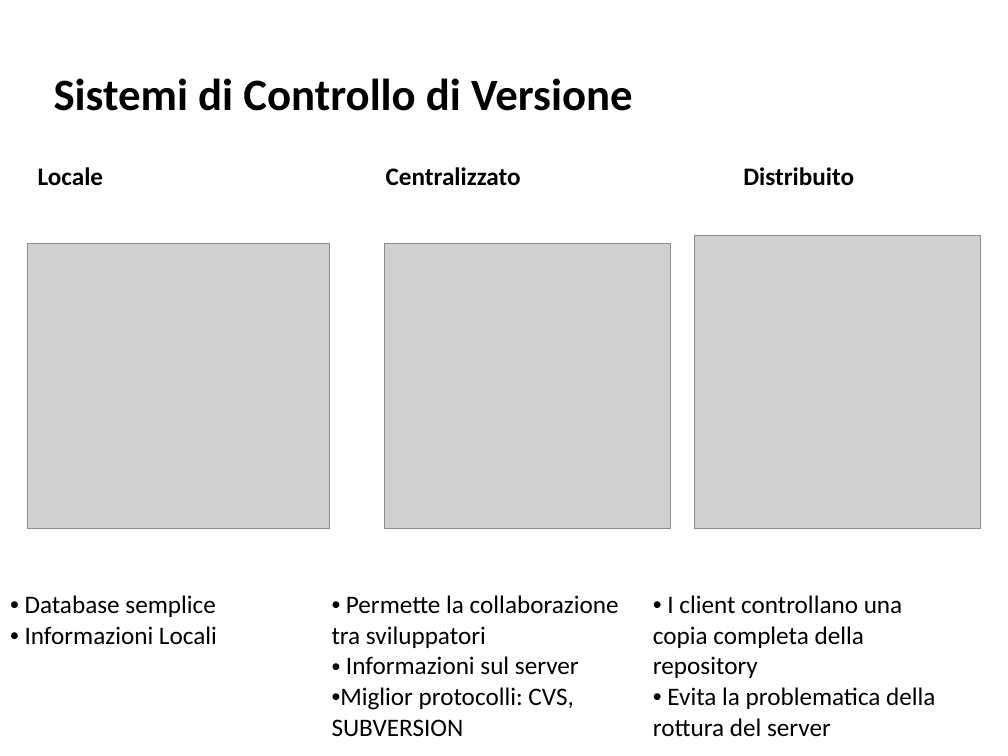
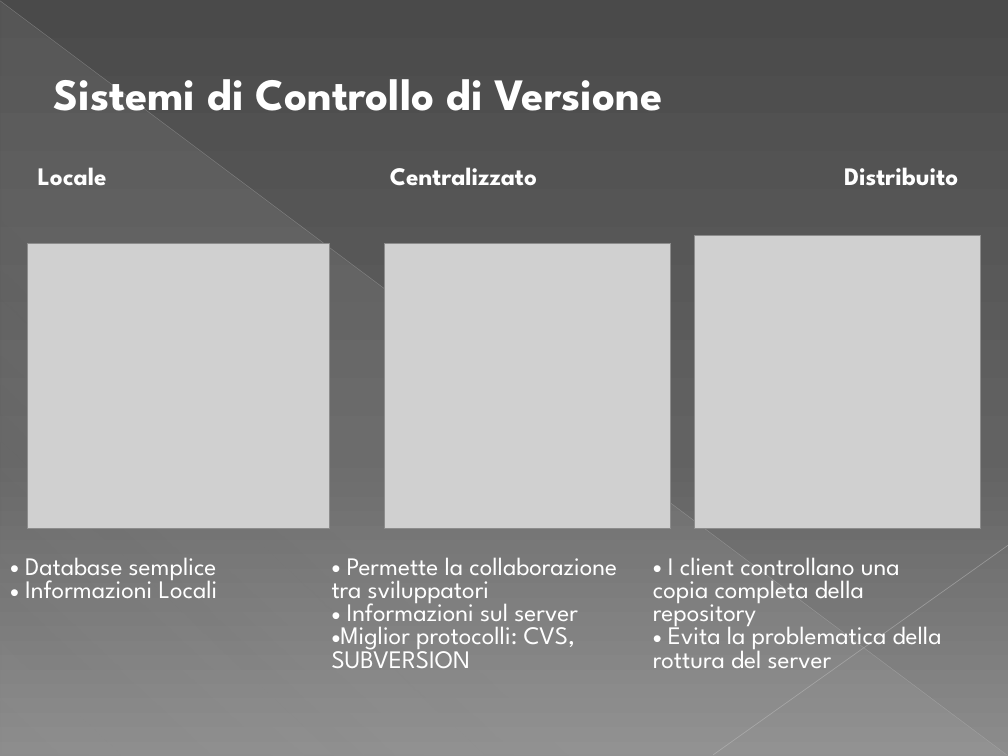
Before and after one commit to IlPep/PresentazioneLaurea, a slide deck: slide 4 of Presentazione tesi.pptx (slide 3 before the commit). Drawn at 1008x756 pixels with LibreOffice and Linux fonts; fonts in the diff are those of the drawing; grey boxes stand for pictures. Boxes give left, top, right and bottom in pixels: in the first picture for what was removed or moved away, otherwise in the second. Text is boxed around its words. In the diff, an @@ line names an element or a change of style, - is before the commit and + after.

```diff
--- a/Presentazione tesi.pptx
+++ b/Presentazione tesi.pptx
@@ background #FFFFFF to gradient #4A4A4A to #626262 to #8C8C8C @@
@@ line added from (0, 1) to (1007, 755), #BFBFBF 0.39 pt @@
@@ right triangle added at [1, 2, 1007, 756], fill gradient #D2D2D2 @@
@@ text "Sistemi di Controllo di Versione" at [54, 79, 662, 111]: font Calibri to League Spartan, text colour #000000 to #FFFFFF @@
@@ text "Locale Centralizzato Distribuito" at [38, 167, 958, 186]: font Calibri to League Spartan, text colour #000000 to #FFFFFF @@
@@ table at [0, 552, 965, 755] @@
@@ font Calibri to League Spartan, text colour #000000 to #FFFFFF @@
@@ table: place and size @@
-table at [0, 585, 965, 746]
+table at [0, 552, 965, 755]
@@ line added from (1008, 545) to (713, 755), #C6C6C6 0.47 pt @@
```
Also in this commit, not shown: 12 other slides changed, 4 slides added, 2 slides removed, 1 other file.
